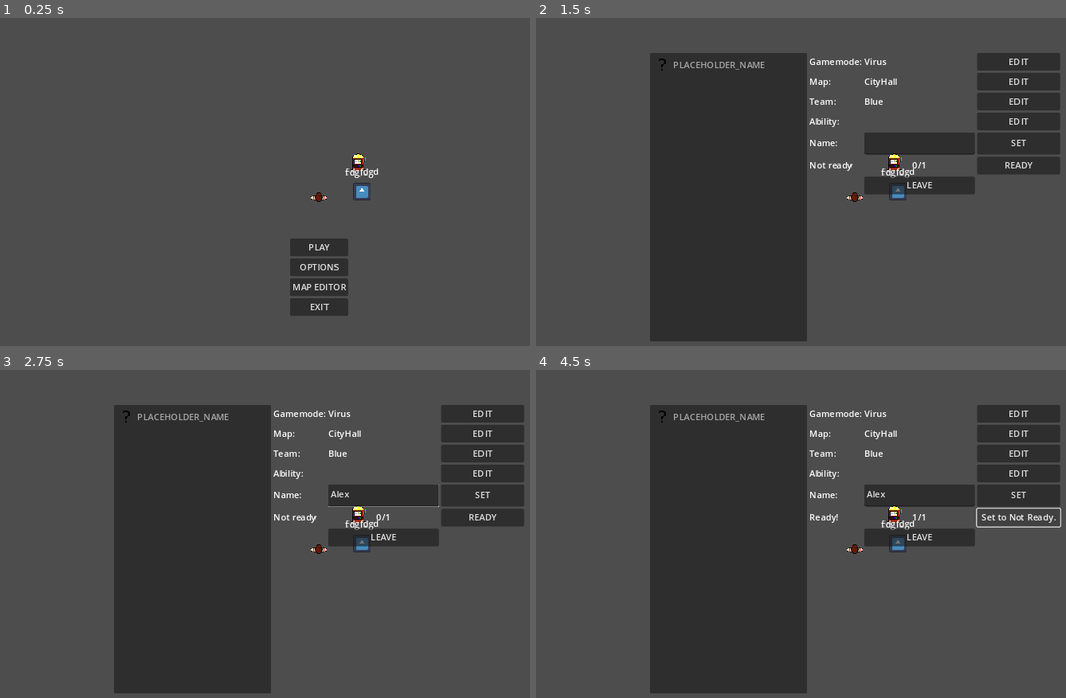
Above: before the commit, frames 1-4 (two rows, left to right).
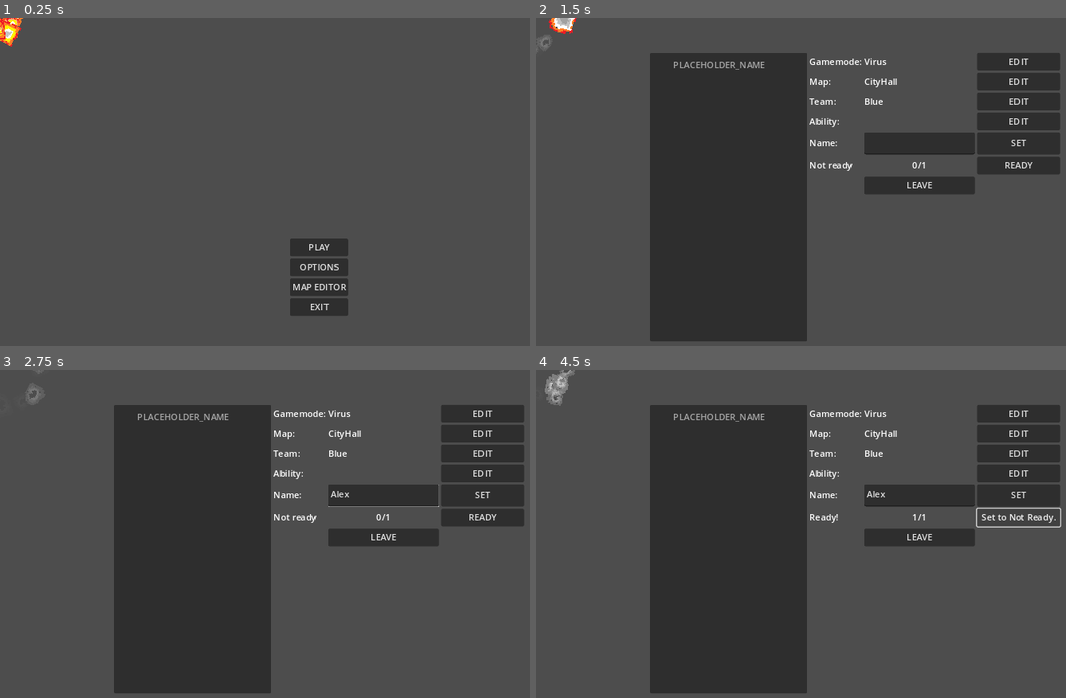
Above: after the commit, the same moments.

Repository: ACCESS-DENIDE/BBQ
Game: Godot game, scene res://Scenes/test_scene.tscn
Same seed, same stepped clock (60 frames per second), same inputs: the game is played once before the commit and once after it. This scene is started directly instead of the project's main scene. The engine's default icon, where the game draws it, is replaced by a stand-in: a white triangle on a blue panel in a dark square.
Inputs (mouse positions are in pixels of both pictures, inside the frame that each line leads up to):
- Up to frame 1 (0.25 s): no input
- Up to frame 2 (1.5 s): click "PLAY" at 0.5 s; click "HOST GAME" at 1.25 s
- Up to frame 3 (2.75 s): click (381, 494) at 2.02 s; type "Alex" at 2.1 s
- Up to frame 4 (4.5 s): click "READY" at 2.75 s; click "Set to Not Ready." at 3.5 s; click "Set to Ready!" at 4.25 s

The runs differ from the first frame. In frame 1, 0.6% of the frame differs, in the area x 0-72%, y 0-57%; in frame 2, 0.6%; in frame 3, 0.4%; in frame 4, 0.7%, in the area x 1-72%, y 0-57%.
Error in both runs: Out of bounds get index '0' (on base: 'Array') (res://UIs/Lobby/LobbyUI.gd:67)

Commit message:
Explosion effect

Diff:
--- a/Resourses/Icons/NoTeam.tres
+++ b/Resourses/Icons/NoTeam.tres
@@ -1,7 +1,4 @@
-[gd_resource type="AtlasTexture" load_steps=2 format=3 uid="uid://ce7p1qbm2t1e5"]
-
-[ext_resource type="Texture2D" uid="uid://baj1uvgx0ijr5" path="res://Resourses/Textures/NoTeam.png" id="1_4xafk"]
+[gd_resource type="AtlasTexture" format=3 uid="uid://ce7p1qbm2t1e5"]
 
 [resource]
-atlas = ExtResource("1_4xafk")
 region = Rect2(0, 0, 32, 32)
--- a/Scenes/test_scene.tscn
+++ b/Scenes/test_scene.tscn
@@ -1,18 +1,50 @@
-[gd_scene load_steps=5 format=3 uid="uid://b07rudo74ighw"]
+[gd_scene load_steps=6 format=3 uid="uid://b07rudo74ighw"]
 
-[ext_resource type="Script" path="res://Scenes/test_scene.gd" id="1_gomwe"]
-[ext_resource type="PackedScene" uid="uid://dk6nk25xuwvdd" path="res://Assets/Player/Player.tscn" id="2_s733w"]
-[ext_resource type="PackedScene" uid="uid://l55nmkxhboi5" path="res://Assets/PlayerPuppet/PlayerPuppet.tscn" id="3_yf0m1"]
-[ext_resource type="PackedScene" uid="uid://bnbbrej7u4fjs" path="res://Assets/LevelBlocks/PLACEHOLDER/PLACEHOLDER.tscn" id="4_tlswm"]
+[ext_resource type="Texture2D" uid="uid://ojashfw1oia6" path="res://Resourses/Textures/Explosion.png" id="1_1q4c4"]
 
-[node name="test_scene" type="Node2D"]
-script = ExtResource("1_gomwe")
+[sub_resource type="CanvasItemMaterial" id="CanvasItemMaterial_o6afm"]
+particles_animation = true
+particles_anim_h_frames = 9
+particles_anim_v_frames = 1
+particles_anim_loop = false
 
-[node name="Player" parent="." instance=ExtResource("2_s733w")]
-position = Vector2(-265, -101)
+[sub_resource type="Curve" id="Curve_6rejr"]
+max_value = 3.0
+_data = [Vector2(0, 0.372227), 0.0, 0.0, 0, 0, Vector2(0.986871, 1.49384), 0.0, 0.0, 0, 0]
+point_count = 2
 
-[node name="PlayerPuppet" parent="." instance=ExtResource("3_yf0m1")]
-position = Vector2(-197, -169)
+[sub_resource type="CurveTexture" id="CurveTexture_loou8"]
+curve = SubResource("Curve_6rejr")
 
-[node name="Crate" parent="." instance=ExtResource("4_tlswm")]
-position = Vector2(-187, -111)
+[sub_resource type="ParticleProcessMaterial" id="ParticleProcessMaterial_nftts"]
+particle_flag_rotate_y = true
+particle_flag_disable_z = true
+angle_min = -180.0
+angle_max = 180.0
+direction = Vector3(0, 0, 0)
+spread = 180.0
+initial_velocity_min = 100.0
+initial_velocity_max = 200.0
+angular_velocity_min = 2.0
+angular_velocity_max = 2.0
+radial_velocity_min = 100.0
+radial_velocity_max = 100.0
+gravity = Vector3(0, 0, 0)
+radial_accel_min = 0.1
+radial_accel_max = 1.0
+damping_min = 500.0
+damping_max = 1000.0
+scale_max = 2.0
+scale_over_velocity_max = 1.0
+scale_over_velocity_curve = SubResource("CurveTexture_loou8")
+anim_speed_min = 1.0
+anim_speed_max = 2.0
+turbulence_enabled = true
+
+[node name="GPUParticles2D" type="GPUParticles2D"]
+material = SubResource("CanvasItemMaterial_o6afm")
+amount = 20
+process_material = SubResource("ParticleProcessMaterial_nftts")
+texture = ExtResource("1_1q4c4")
+explosiveness = 1.0
+visibility_rect = Rect2(-200, -200, 200, 200)
Binary file added: Resourses/Textures/Explosion.png
Not shown, added: Resourses/Textures/Explosion.png.import
